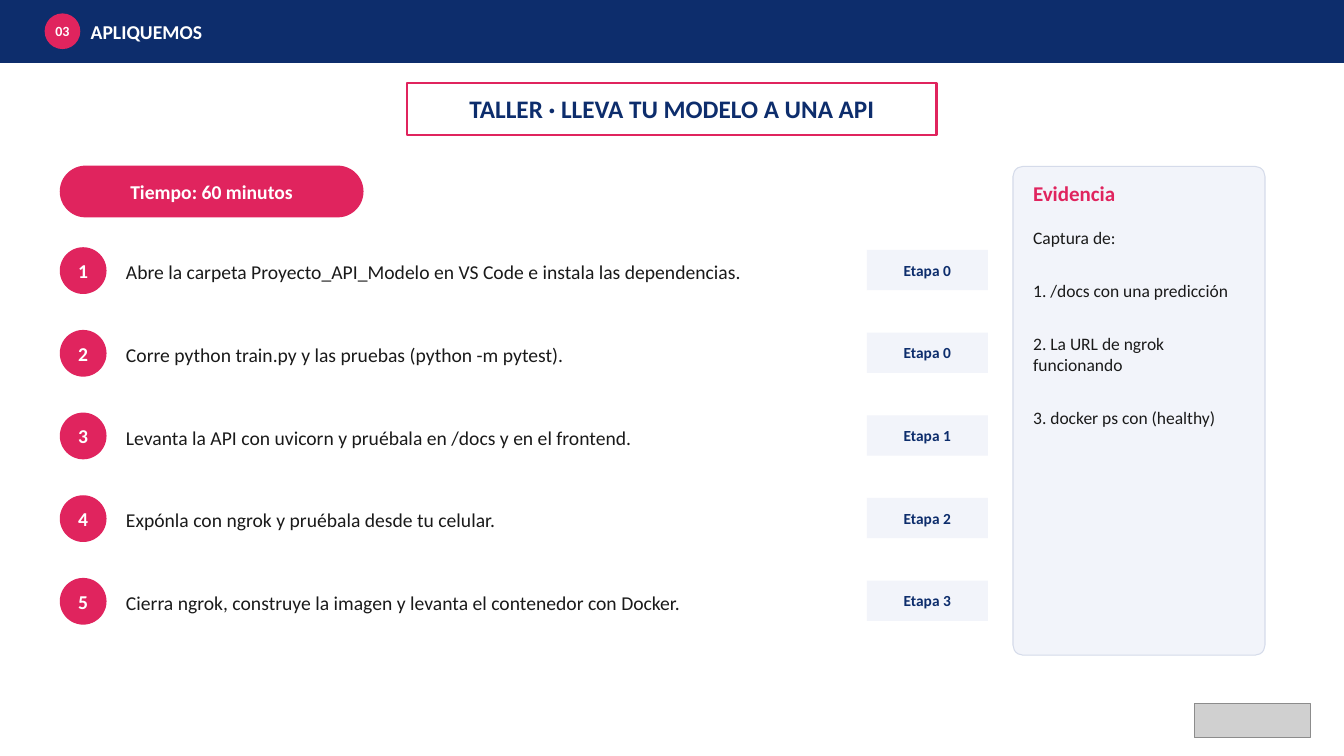
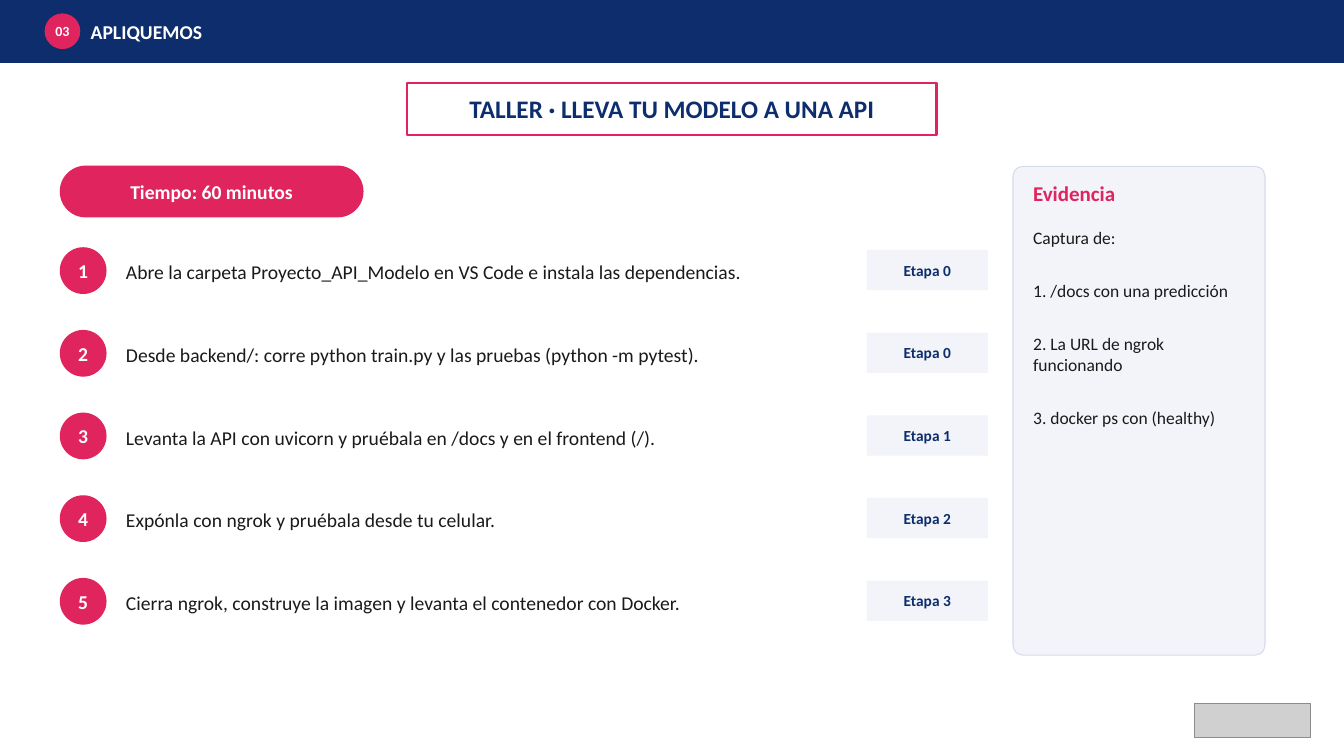
Before and after one commit to jeanpier22/Diseno-de-Soluciones-de-Inteligencia-Artificial, a slide deck: slide 15 of Sesion6_Del_Modelo_a_la_API.pptx. Drawn at 1344x756 pixels with LibreOffice and Linux fonts; fonts in the diff are those of the drawing; grey boxes stand for pictures. Boxes give left, top, right and bottom in pixels: in the first picture for what was removed or moved away, otherwise in the second. Text is boxed around its words. In the diff, an @@ line names an element or a change of style, - is before the commit and + after.

```diff
--- a/Sesion6_Del_Modelo_a_la_API.pptx
+++ b/Sesion6_Del_Modelo_a_la_API.pptx
@@ text at <box>126,348,698,365</box>: text changed @@
-Corre python train.py y las pruebas (python -m pytest).
+Desde backend/: corre python train.py y las pruebas (python -m pytest).
@@ text at <box>126,431,626,448</box>: text changed @@
-Levanta la API con uvicorn y pruébala en /docs y en el frontend.
+Levanta la API con uvicorn y pruébala en /docs y en el frontend (/).
```
Also in this commit, not shown: 5 other slides changed, 4 other files.
